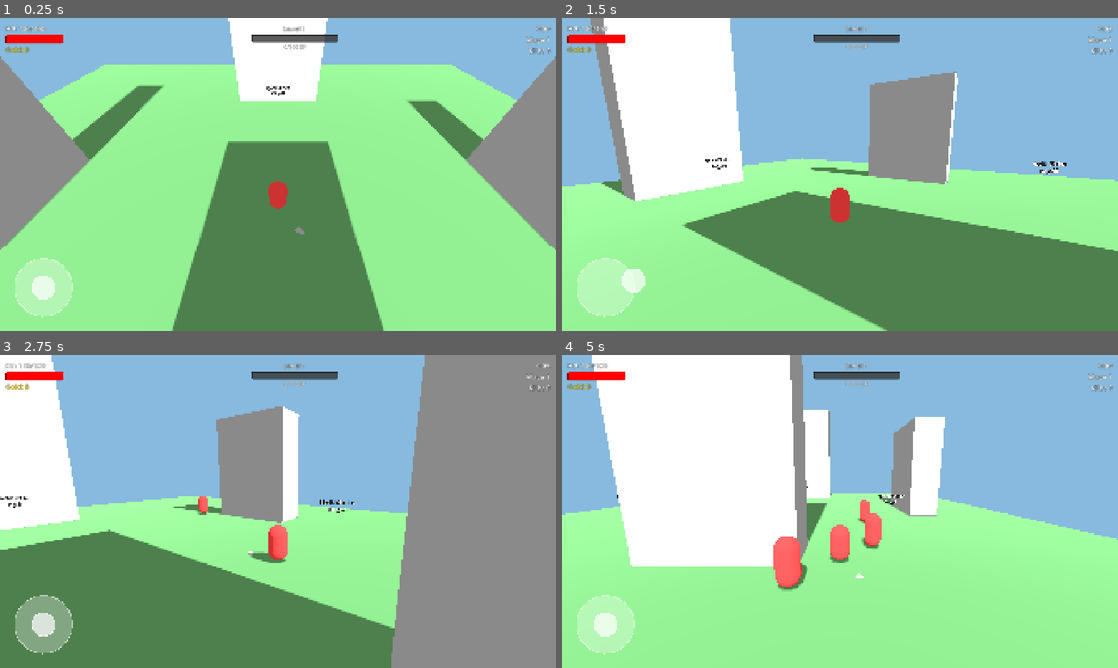
Above: before the commit, frames 1-4 (two rows, left to right).
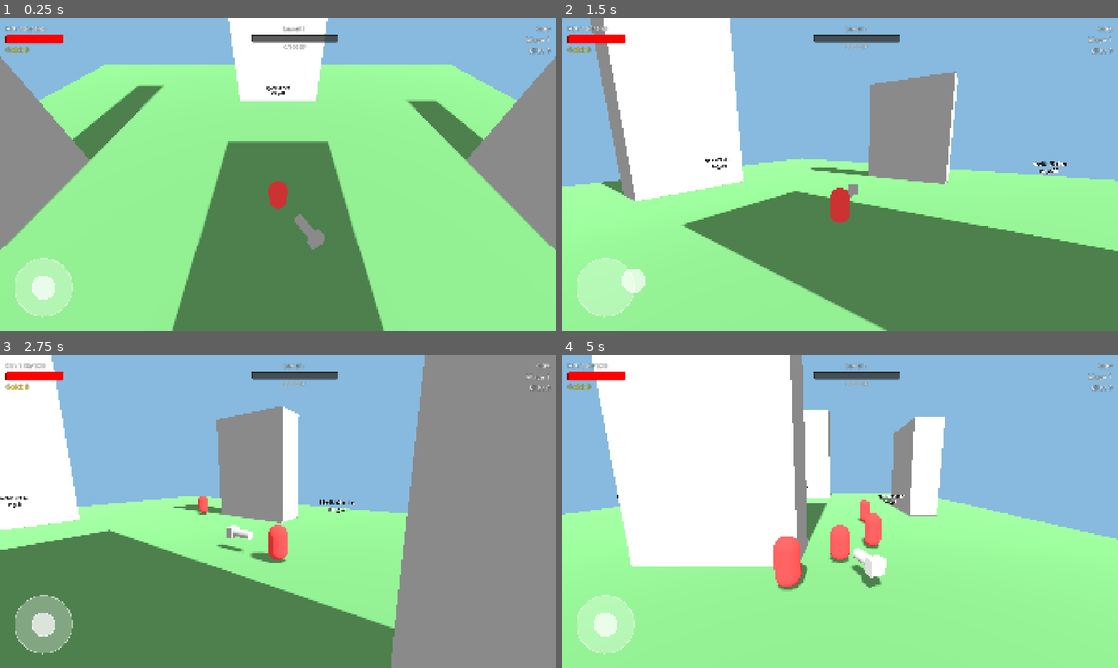
Above: after the commit, the same moments.

Repository: killer4nano/MegabonkMobile
Game: Godot game, scene res://scenes/levels/TestArena.tscn
The game is run twice, just before and just after one commit, with the same random seed, the same clock (stepped at 60 frames per second) and the same inputs. This scene is started directly instead of the project's main scene.
Inputs (mouse positions are in pixels of both pictures, inside the frame that each line leads up to):
- Up to frame 1 (0.25 s): no input
- Up to frame 2 (1.5 s): tap Enter at 0.5 s; drag from (840, 174) to (895, 105) at 0.52 s; drag from (606, 287) to (812, 237) at 1.27 s
- Up to frame 3 (2.75 s): move the mouse to (333, 442) at 2.02 s; hold D from 2.03 s (still down)
- Up to frame 4 (5 s): release D at 2.75 s; drag from (812, 574) to (673, 464) at 2.77 s; move the mouse to (1006, 558) at 3.52 s; hold A 3.53-4.25 s; tap Space at 3.77 s; drag from (673, 464) to (756, 433) at 4.27 s

The runs differ from the first frame. In frame 1, 0.3% of the frame differs, in the area x 53-59%, y 62-74%; in frame 2, less than 0.1%; in frame 3, 0.2%; in frame 4, 0.5%, in the area x 52-59%, y 61-75%.

Commit message:
Fix: Improve orbital weapon positioning and collision detection
- Increased orbit heights (1.0-1.2m) to prevent ground clipping
- Expanded orbit radii to keep enemies away from player:
  * BonkHammer: 1.8m → 3.5m (prevents player damage)
  * SpinningBlade: 2.5m → 3.2m
  * ShieldRing: 3.0m → 3.8m
- Fixed BonkHammer collision to use capsule shape (2.5m height, 0.6m radius)
- Changed BonkHammer to use global positioning for perfect circular orbit
- Improved hammer orientation to always face outward from player
- Scaled BonkHammer visual to 1.5x for better visibility

These changes ensure orbital weapons hit enemies before they can attack the player (enemy attack range: 1.5m) and fix collision detection across the entire weapon mesh.

🤖 Generated with [Claude Code](https://claude.com/claude-code)

Co-Authored-By: Claude <noreply@anthropic.com>

Diff:
--- a/megabonk-mobile/scenes/weapons/BonkHammer.tscn
+++ b/megabonk-mobile/scenes/weapons/BonkHammer.tscn
@@ -18,8 +18,9 @@
 bottom_radius = 0.15
 height = 0.8
 
-[sub_resource type="SphereShape3D" id="SphereShape3D_attack_range"]
-radius = 0.5
+[sub_resource type="CapsuleShape3D" id="CapsuleShape3D_attack_range"]
+radius = 0.6
+height = 2.5
 
 [node name="BonkHammer" type="Node3D"]
 script = ExtResource("1_hammer")
@@ -45,4 +46,5 @@
 collision_mask = 2
 
 [node name="CollisionShape3D" type="CollisionShape3D" parent="AttackRange"]
-shape = SubResource("SphereShape3D_attack_range")
+transform = Transform3D(1, 0, 0, 0, 1, 0, 0, 0, 1, 0, 0.8, 0)
+shape = SubResource("CapsuleShape3D_attack_range")
--- a/megabonk-mobile/scripts/weapons/BonkHammer.gd
+++ b/megabonk-mobile/scripts/weapons/BonkHammer.gd
@@ -3,7 +3,7 @@
 ## Bonk Hammer weapon - Orbits around player and bonks nearby enemies
 
 # Orbital movement settings
-@export var orbit_radius: float = 1.8
+@export var orbit_radius: float = 3.5  # Large radius to ensure enemies are hit before reaching player (enemy attack_range: 1.5m)
 @export var orbit_speed: float = 2.0  # Radians per second
 
 # Visual feedback
@@ -38,6 +38,10 @@
 	# Find visual mesh
 	hammer_visual = get_node_or_null("HammerVisual")
 
+	# Make hammer 1.5x larger
+	if hammer_visual:
+		hammer_visual.scale = Vector3(1.5, 1.5, 1.5)
+
 	# Connect to AttackRange area for collision-based damage
 	var attack_range_area = get_node_or_null("AttackRange")
 	if attack_range_area and attack_range_area is Area3D:
@@ -63,19 +67,17 @@
 	var final_angle = orbit_angle + angle_offset
 	var offset = Vector3(
 		cos(final_angle) * orbit_radius,
-		0.0,  # Keep at player's Y level
+		1.0,  # Elevated to prevent ground clipping
 		sin(final_angle) * orbit_radius
 	)
 
-	# Set position relative to player (local position since WeaponManager is child of Player)
-	position = offset
+	# Set position relative to player (using global position for perfect circle)
+	global_position = player.global_position + offset
 
-	# Rotate the hammer visual to face outward
+	# Orient hammer to face player (hilt toward player, head outward)
 	if hammer_visual:
-		# Face the direction of movement (with offset)
-		hammer_visual.rotation.y = final_angle + PI / 2
-		# Add constant spin for visual effect
-		hammer_visual.rotation.z += delta * 4.0
+		hammer_visual.look_at(player.global_position, Vector3.UP)
+		hammer_visual.rotation.x = PI / 2  # Tilt horizontally so it lies flat
 
 	# Clean up old hit tracking entries
 	var current_time = Time.get_ticks_msec() / 1000.0
--- a/megabonk-mobile/scripts/weapons/ShieldRing.gd
+++ b/megabonk-mobile/scripts/weapons/ShieldRing.gd
@@ -3,7 +3,7 @@
 ## Shield Ring weapon - Large orbital ring that damages and blocks projectiles
 
 # Orbital movement settings
-@export var orbit_radius: float = 3.0  # Larger than other orbitals
+@export var orbit_radius: float = 3.8  # Largest orbital, outermost defensive ring
 @export var orbit_speed: float = 1.5   # Slower, more defensive
 @export var blocks_projectiles: bool = true
 
@@ -68,7 +68,7 @@
 	var final_angle = orbit_angle + angle_offset
 	var offset = Vector3(
 		cos(final_angle) * orbit_radius,
-		0.3,  # Slightly elevated
+		1.0,  # Elevated to prevent ground clipping
 		sin(final_angle) * orbit_radius
 	)
 
--- a/megabonk-mobile/scripts/weapons/SpinningBlade.gd
+++ b/megabonk-mobile/scripts/weapons/SpinningBlade.gd
@@ -3,7 +3,7 @@
 ## Spinning Blade weapon - Orbits player at higher speed and range than Bonk Hammer
 
 # Orbital movement settings
-@export var orbit_radius: float = 2.5  # Larger than Bonk Hammer (1.8m)
+@export var orbit_radius: float = 3.2  # Larger than Bonk Hammer (2.8m), safe buffer from enemy attack range
 @export var orbit_speed: float = 3.0   # Faster than Bonk Hammer (2.0 rad/s)
 
 # Visual feedback
@@ -61,7 +61,7 @@
 	var final_angle = orbit_angle + angle_offset
 	var offset = Vector3(
 		cos(final_angle) * orbit_radius,
-		0.5,  # Slightly elevated
+		1.2,  # Elevated to prevent ground clipping
 		sin(final_angle) * orbit_radius
 	)
 
